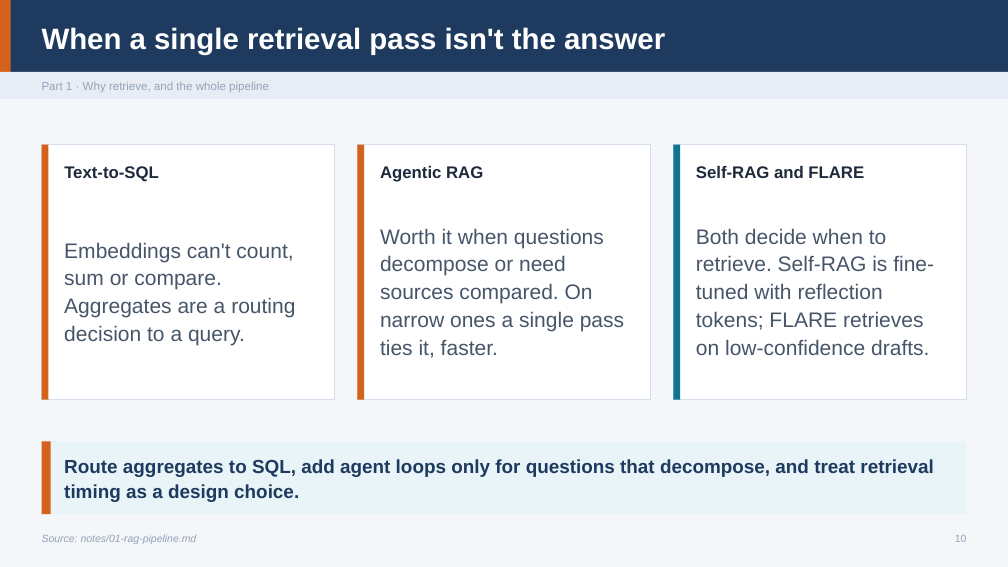
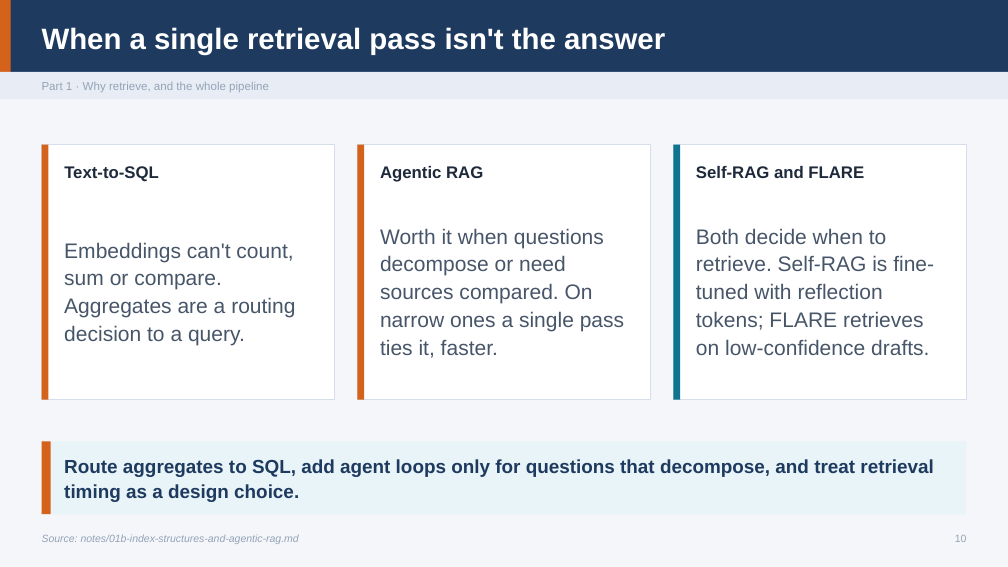
Before and after one commit to ramseywise/learn-ai-engineering, a slide deck: slide 10 of generative-ai/02-rag-retrieval/slides/rag-retrieval.pptx. Drawn at 1008x567 pixels with LibreOffice and Linux fonts; fonts in the diff are those of the drawing. Boxes give left, top, right and bottom in pixels: in the first picture for what was removed or moved away, otherwise in the second. Text is boxed around its words. In the diff, an @@ line names an element or a change of style, - is before the commit and + after.

```diff
--- a/generative-ai/02-rag-retrieval/slides/rag-retrieval.pptx
+++ b/generative-ai/02-rag-retrieval/slides/rag-retrieval.pptx
@@ text at [42,534,299,544]: text changed @@
-Source: notes/01-rag-pipeline.md
+Source: notes/01b-index-structures-and-agentic-rag.md
```
Also in this commit, not shown: 4 other slides changed, 57 other files.
